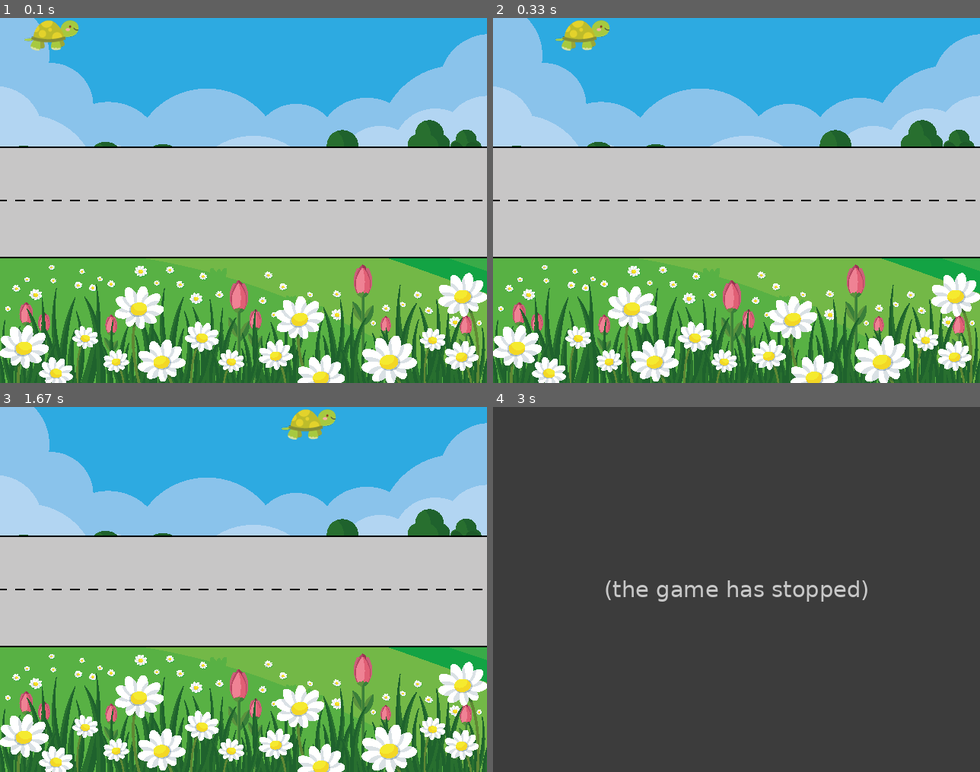
Above: before the commit, frames 1-4 (two rows, left to right).
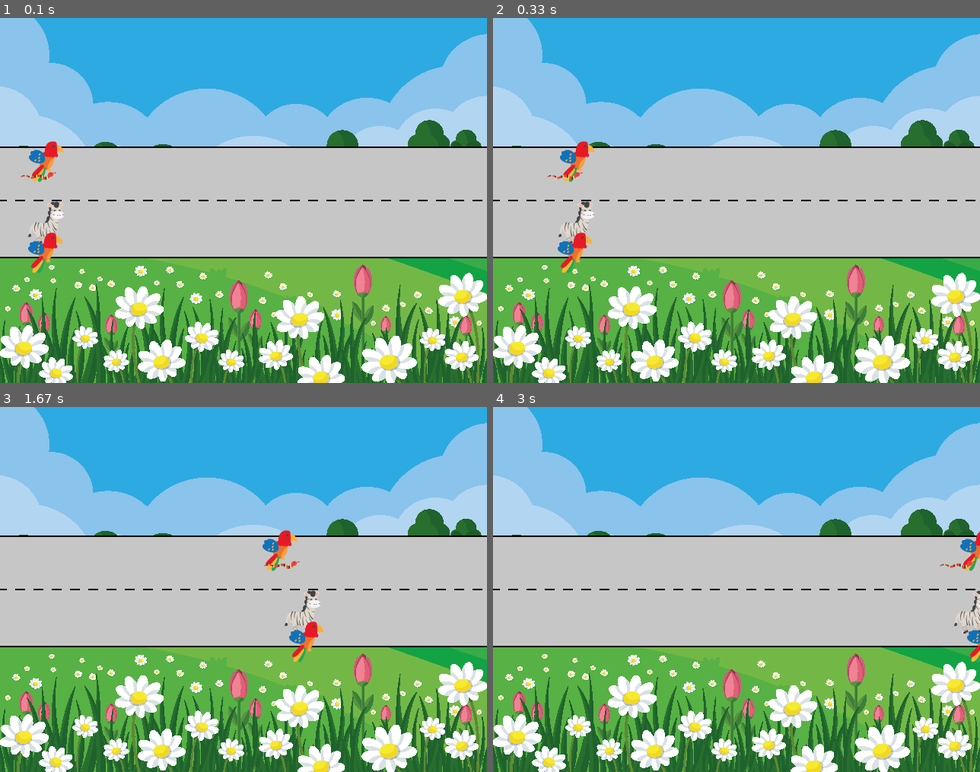
Above: after the commit, the same moments.

Repository: GasumSam/carreraPygame
Game: pygame game, started from main_02.py
Two runs of this game, one before a commit and one after it. Both use one fixed random seed, a clock stepped at 60 frames per second and the inputs below.
Inputs:
- Up to frame 1 (0.1 s): no input
- Up to frame 2 (0.33 s): no input
- Up to frame 3 (1.67 s): no input
- Up to frame 4 (3 s): no input

The runs differ from the first frame. In frame 1, 1.6% of the frame differs, in the area x 4-17%, y 0-70%; in frame 2, 1.5%; in frame 3, 1.6%; in frame 4, 99%, in the area x 0-100%, y 0-100%.
Before the commit the program exited at 2.8 s; later frames show no game.

Commit message:
carrera tortugas pygame main_02

Diff:
--- /dev/null
+++ b/THONNY PRUEBA.py
@@ -0,0 +1,126 @@
+import pygame, sys
+import random
+
+class Runner():  # situamos un corredor
+    _customes = ('turtle', 'snakes', 'tiger', 'zebra', 'parrot')
+
+
+
+    def __init__(self, x=0, y=0, custome = 'turtle'): #Informamos que lo coloque en una posición
+        self.custome = pygame.image.load("images/{}.png".format(custome))  #Cargamos una imagen para el corredor
+        self.position = [x, y]  #Si esto está como tupla no podrá cambiar de posición el corredor
+        self.name = custome
+
+    def avanzar(self):
+        self.position[0] += random.randint(1, 6)
+
+class Game():
+    runners = []
+    __posY = (160, 200, 240, 280) #Posiciones de línea de salida
+    __names = ("Speedy", "Lucera", "Alonso", "Torcuata")
+    __starLine = -5
+    __finishLine = 620
+
+    def __init__(self):
+        self.__screen = pygame.display.set_mode((640, 480))
+        #self.__screen.fill((0, 255, 0))
+        self.__background = pygame.image.load("images/background.png")
+        pygame.display.set_caption("Carrera de bichos")
+    #Inscripción del corredor en el circuito
+        for i in range (4):   #Creamos a los 4 corredores
+            theRunner = Runner(self.__starLine, self.__posY[i])  #Cargará un runner en la posición determinada (con los atributos de Runner)
+            theRunner.name = self.__names[i]
+            self.runners.append(theRunner)  #El corredor se crea en cada ciclo y lo vamos añadiendo
+
+
+    def close(self):        #CUANDO SE PRODUCE UN GANADOR TERMINA EL BUCLE
+        pygame.quit()
+        sys.exit()
+
+    def competir(self):    #Seguimos con el bucle básico
+        gameOver = False        #gestión de evento
+        while not gameOver:   #COMPROBAR EVENTO
+            for event in pygame.event.get():
+                if event.type == pygame.QUIT:
+                    gameOver = True
+                                #ACTUALIZA TODO
+            for activeRunner in self.runners:  #ITERA para cada active Runner en la lista self Runer
+                activeRunner.avanzar()  #Al corredor le pido avanzar
+                if activeRunner.position[0] >=  self.__finishLine:
+                    print("{} ha ganado".format(activeRunner.name))
+                    gameOver = True
+                            #REFRESCA PANTALLA
+            self.__screen.blit(self.__background, (0, 0))
+
+            for runner in self.runners:
+                self.__screen.blit(runner.custome, runner.position)
+
+            pygame.display.flip()
+
+        while True:
+            for event in pygame.event.get():
+                if event.type == pygame.QUIT:
+                    self.close()
+            import pygame, sys
+import random
+
+class Runner():  # situamos un corredor
+    _customes = ('turtle', 'snakes', 'tiger', 'zebra', 'parrot')
+
+
+
+    def __init__(self, x=0, y=0, custome = 'turtle'): #Informamos que lo coloque en una posición
+        self.custome = pygame.image.load("images/{}.png".format(custome))  #Cargamos una imagen para el corredor
+        self.position = [x, y]  #Si esto está como tupla no podrá cambiar de posición el corredor
+        self.name = custome
+
+    def avanzar(self):
+        self.position[0] += random.randint(1, 6)
+
+class Game():
+    runners = []
+    __posY = (160, 200, 240, 280) #Posiciones de línea de salida
+    __names = ("Speedy", "Lucera", "Alonso", "Torcuata")
+    __starLine = -5
+    __finishLine = 620
+
+    def __init__(self):
+        self.__screen = pygame.display.set_mode((640, 480))
+        #self.__screen.fill((0, 255, 0))
+        self.__background = pygame.image.load("images/background.png")
+        pygame.display.set_caption("Carrera de bichos")
+    #Inscripción del corredor en el circuito
+        for i in range (4):   #Creamos a los 4 corredores
+            theRunner = Runner(self.__starLine, self.__posY[i])  #Cargará un runner en la posición determinada (con los atributos de Runner)
+            theRunner.name = self.__names[i]
+            self.runners.append(theRunner)  #El corredor se crea en cada ciclo y lo vamos añadiendo
+
+
+    def close(self):        #CUANDO SE PRODUCE UN GANADOR TERMINA EL BUCLE
+        pygame.quit()
+        sys.exit()
+
+    def competir(self):    #Seguimos con el bucle básico
+        gameOver = False        #gestión de evento
+        while not gameOver:   #COMPROBAR EVENTO
+            for event in pygame.event.get():
+                if event.type == pygame.QUIT:
+                    gameOver = True
+                                #ACTUALIZA TODO
+            for activeRunner in self.runners:  #ITERA para cada active Runner en la lista self Runer
+                activeRunner.avanzar()  #Al corredor le pido avanzar
+                if activeRunner.position[0] >=  self.__finishLine:
+                    print("{} ha ganado".format(activeRunner.name))
+                    gameOver = True
+                            #REFRESCA PANTALLA
+            self.__screen.blit(self.__background, (0, 0))
+
+            for runner in self.runners:
+                self.__screen.blit(runner.custome, runner.position)
+
+            pygame.display.flip()
+
+        while True:
+            for event in pygame.event.get():
+                if event.type == pygame.QUIT:
+                    self.close()
--- a/main_02.py
+++ b/main_02.py
@@ -2,16 +2,24 @@
 import random
 
 class Runner():  # situamos un corredor
-    def __init__(self, x=0, y=0): #Informamos que lo coloque en una posición
-        self.custome = pygame.image.load("images/turtle.png")  #Cargamos una imagen para el corredor
+    __customes = ('turtle', 'snakes', 'tiger', 'zebra', 'parrot')
+
+
+
+    def __init__(self, x=0, y=0, custome = None): #Informamos que lo coloque en una posición
+        ixCustome = random.randint(0, 4)   #genera un valor a azar entre 0 y 4
+
+        self.custome = pygame.image.load("images/{}.png".format(self.__customes[ixCustome]))  #Cargamos una imagen para el corredor
         self.position = [x, y]  #Si esto está como tupla no podrá cambiar de posición el corredor
-        self.name = "Tortuga"
+        self.name = ""
 
     def avanzar(self):
         self.position[0] += random.randint(1, 6)
 
 class Game():
     runners = []
+    __posY = (160, 200, 240, 280) #Posiciones de línea de salida
+    __names = ("Speedy", "Lucera", "Alonso", "Torcuata")
     __starLine = -5
     __finishLine = 620
 
@@ -21,36 +29,78 @@
         self.__background = pygame.image.load("images/background.png")
         pygame.display.set_caption("Carrera de bichos")
     #Inscripción del corredor en el circuito
-        firstRunner = Runner(self.__starLine, 0) #Cargará un runner en la posición 0,0 (con los atributos de Runner)
-        firstRunner.name = "Speedy"
-        self.runners.append(firstRunner)
+        for i in range (4):   #Creamos a los 4 corredores
+            theRunner = Runner(self.__starLine, self.__posY[i])  #Cargará un runner en la posición determinada (con los atributos de Runner)
+            theRunner.name = self.__names[i]
+            self.runners.append(theRunner)  #El corredor se crea en cada ciclo y lo vamos añadiendo
 
+
+    def close(self):        #CUANDO SE PRODUCE UN GANADOR TERMINA EL BUCLE
+        pygame.quit()
+        sys.exit()
 
     def competir(self):    #Seguimos con el bucle básico
         gameOver = False        #gestión de evento
-        while not gameOver:
+        while not gameOver:   #COMPROBAR EVENTO
             for event in pygame.event.get():
                 if event.type == pygame.QUIT:
                     gameOver = True
+                                #ACTUALIZA TODO
+            for activeRunner in self.runners:  #ITERA para cada active Runner en la lista self Runer
+                activeRunner.avanzar()  #Al corredor le pido avanzar
+                if activeRunner.position[0] >=  self.__finishLine:
+                    print("{} ha ganado".format(activeRunner.name))
+                    gameOver = True
+                            #REFRESCA PANTALLA
+            self.__screen.blit(self.__background, (0, 0))
 
-            self.runners[0].avanzar()  #Al corredor 0 le pido que avance
+            for runner in self.runners:
+                self.__screen.blit(runner.custome, runner.position)
+
+            pygame.display.flip()
+
+        while True:
+            for event in pygame.event.get():
+                if event.type == pygame.QUIT:
+                    self.close()
+
+    '''
+
 
             if self.runners[0].position[0] >= self.__finishLine:
                 print("{} ha ganado".format(self.runners[0].name))
                 gameOver = True
 
-
             self.__screen.blit(self.__background, (0, 0))  #blit es un método por el cual me coloca una variable en una coordenada, en este caso 0, 0
     #game tiene una atributo que se llama lista de corredores
+
             #En su posición = está first runner, el que tiene como atributos custome y position
+
+
+
             self.__screen.blit(self.runners[0].custome, self.runners[0].position)#Coge al corredor primero con su atuendo, colócalo en la posición que tenga
                             #(arriba) no sé donde está, lo muevo donde esté.
+
+            self.__screen.blit(self.runners[0].custome, self.runners[0].position)
+            self.__screen.blit(self.runners[1].custome, self.runners[1].position)
+            self.__screen.blit(self.runners[2].custome, self.runners[2].position)
+            self.__screen.blit(self.runners[3].custome, self.runners[3].position)
+
+    #Cuando haces un for in haces un elemento uno a uno en el orden de la memoria del ordenador
+            for runner in self.runners:
+                self.__screen.blit(runner.custome, runner.position)
+
+    #Puedo iterar con un for ix in range
+
+
 
             pygame.display.flip()  #Refresco de pantalla
     #Cierra el círculo con el cierre de los programas
         pygame.quit()
         sys.exit()
 
+    '''
+
 if __name__ == '__main__':
     game = Game()
     pygame.font.init()
Binary file added: images/parrot.png
Binary file added: images/snakes.png
Binary file added: images/tiger.png
Binary file added: images/zebra.png
